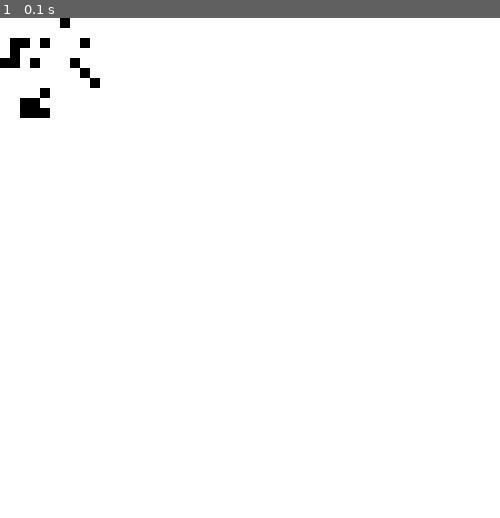
Above: before the commit, frame 1.
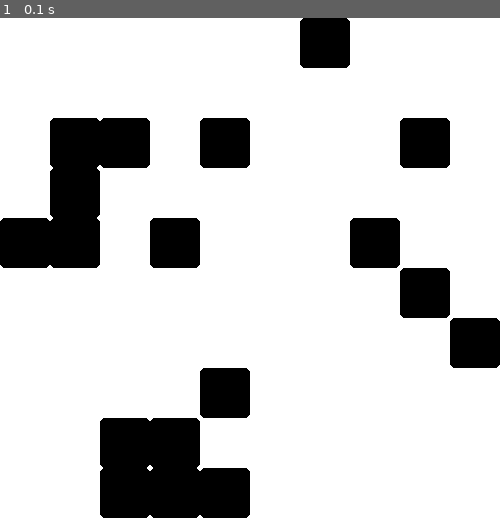
Above: after the commit, the same moment.

Repository: sillypantscoder/pygame_breakout
Game: pygame game, started from main.py
The game is run twice, just before and just after one commit, with the same random seed, the same clock (stepped at 60 frames per second) and the same inputs.
Inputs:
- Up to frame 1 (0.1 s): no input

The runs differ from the first frame. In frame 1, 19% of the frame differs, in the area x 0-100%, y 0-100%.

Commit message:
Bigger & rounded cells

Diff:
--- a/main.py
+++ b/main.py
@@ -4,8 +4,9 @@
 WHITE = (255, 255, 255)
 BLACK = (0, 0, 0)
 
-BOARD = [[random.choices([0, 1], weights=[5, 1], k=1)[0] for x in range(10)] for y in range(10)]
-CELLSIZE = 10
+BOARDSIZE = [10, 10]
+BOARD = [[random.choices([0, 1], weights=[5, 1], k=1)[0] for x in range(BOARDSIZE[0])] for y in range(BOARDSIZE[1])]
+CELLSIZE = 50
 
 screen = pygame.display.set_mode((500, 500))
 
@@ -19,12 +20,12 @@
 	screen.fill(WHITE)
 	rendered_board = pygame.Surface((500, 500))
 	rendered_board.fill(WHITE)
-	for x in range(len(BOARD)):
-		for y in range(len(BOARD[x])):
+	for x in range(BOARDSIZE[0]):
+		for y in range(BOARDSIZE[1]):
 			cell = BOARD[x][y]
 			cellrect = pygame.Rect(x * CELLSIZE, y * CELLSIZE, CELLSIZE, CELLSIZE)
 			if cell > 0:
-				pygame.draw.rect(rendered_board, BLACK, cellrect)
+				pygame.draw.rect(rendered_board, BLACK, cellrect, 0, 5)
 	screen.blit(rendered_board, (0, 0))
 	# Flip
 	pygame.display.flip()
